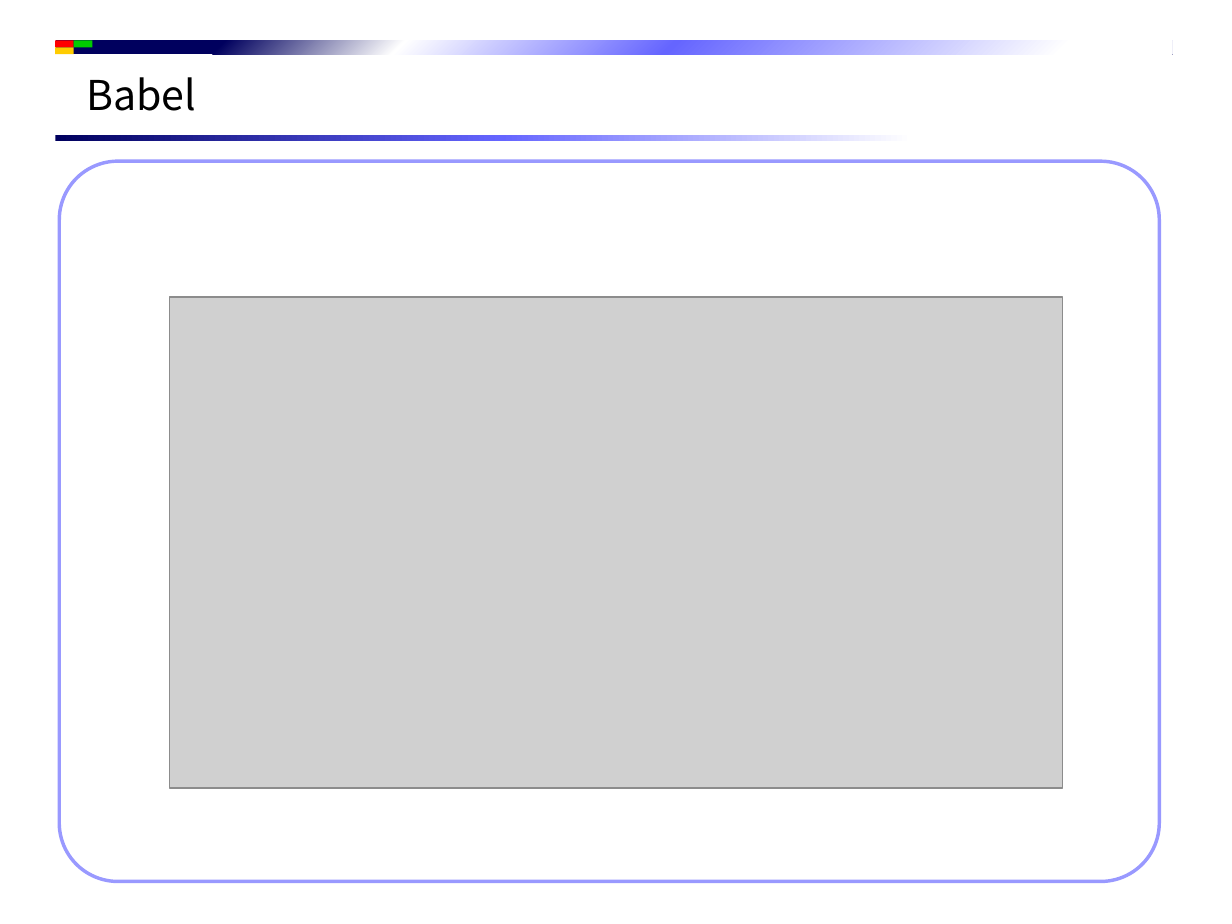
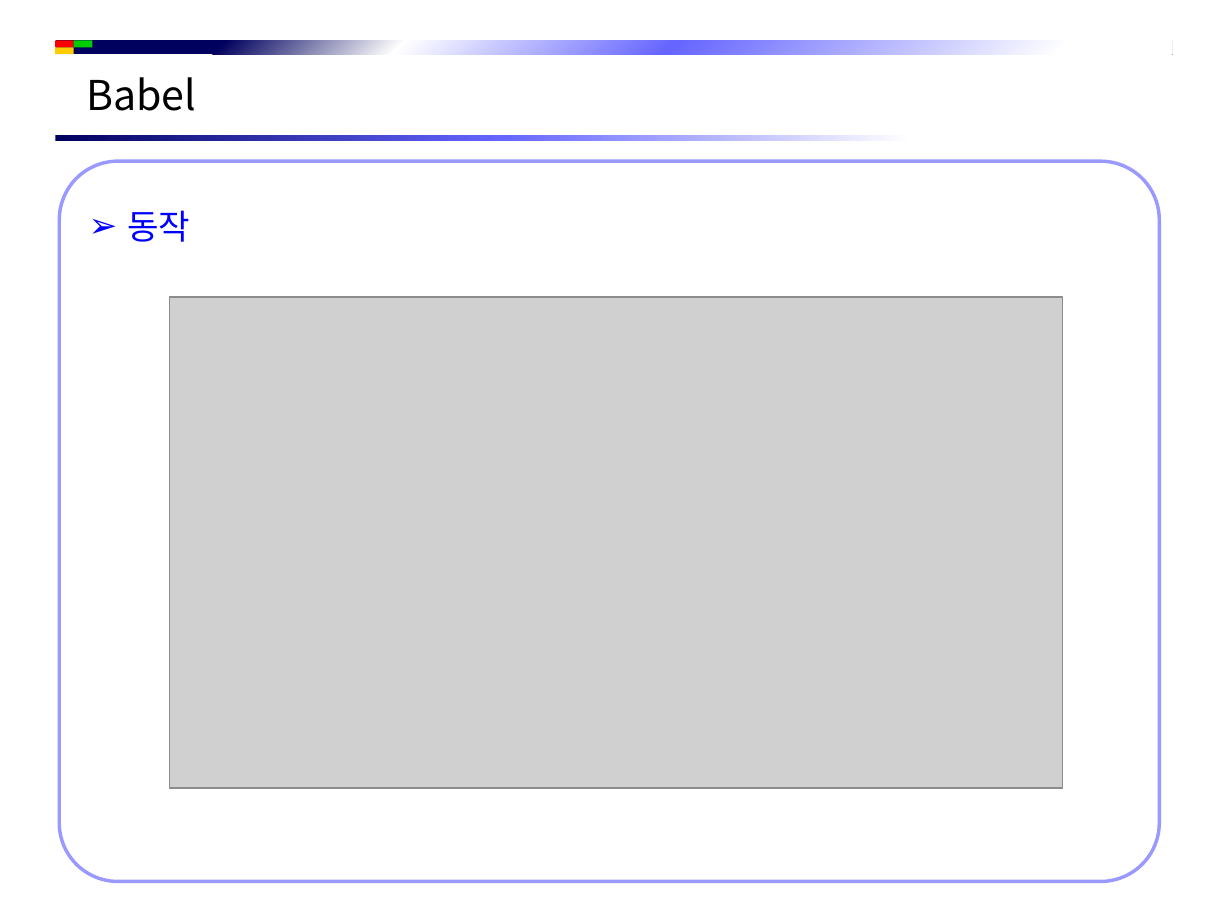
Before and after one commit to jsh-1235/Document, a slide deck: slide 5 of Front-End/React/Babel 개념 정리.pptx. Drawn at 1232x924 pixels with LibreOffice and Linux fonts; fonts in the diff are those of the drawing; grey boxes stand for pictures; background and template pictures are left out. Boxes give left, top, right and bottom in pixels: in the first picture for what was removed or moved away, otherwise in the second. Text is boxed around its words. In the diff, an @@ line names an element or a change of style, - is before the commit and + after.

```diff
--- a/Front-End/React/Babel 개념 정리.pptx
+++ b/Front-End/React/Babel 개념 정리.pptx
@@ text in rounded rectangle at [127, 210, 190, 242]: text added @@
+➢ 동작
```
Also in this commit, not shown: 1 slide added, 6 other files.
